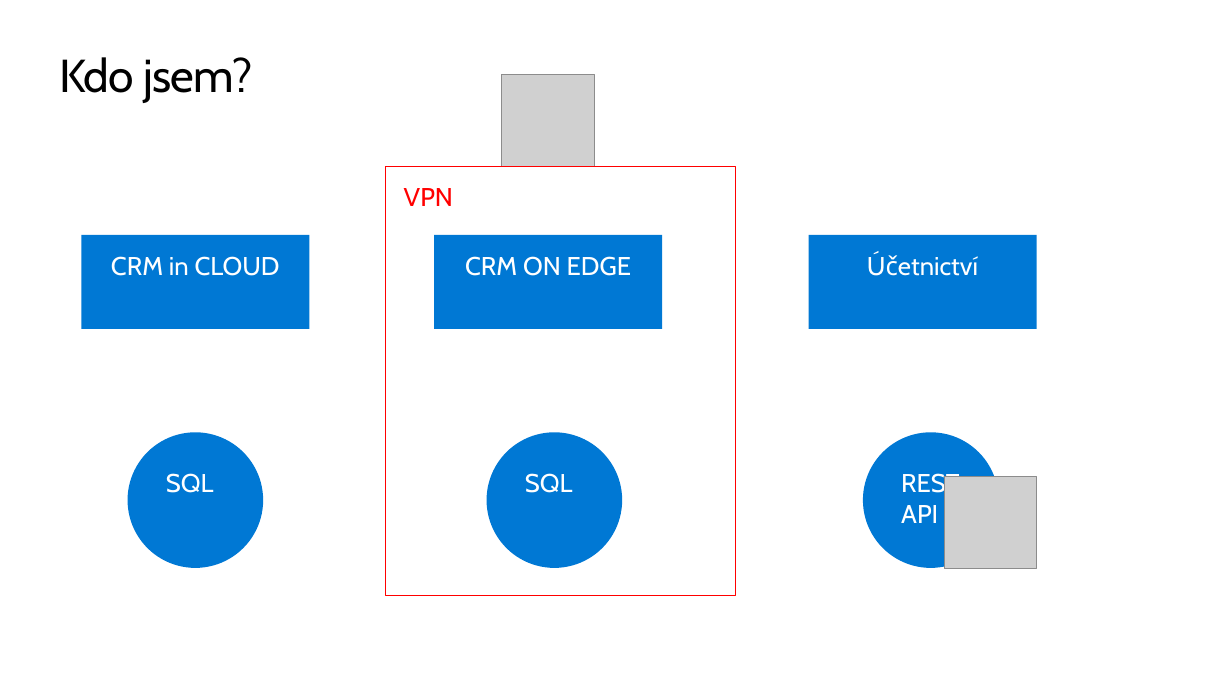
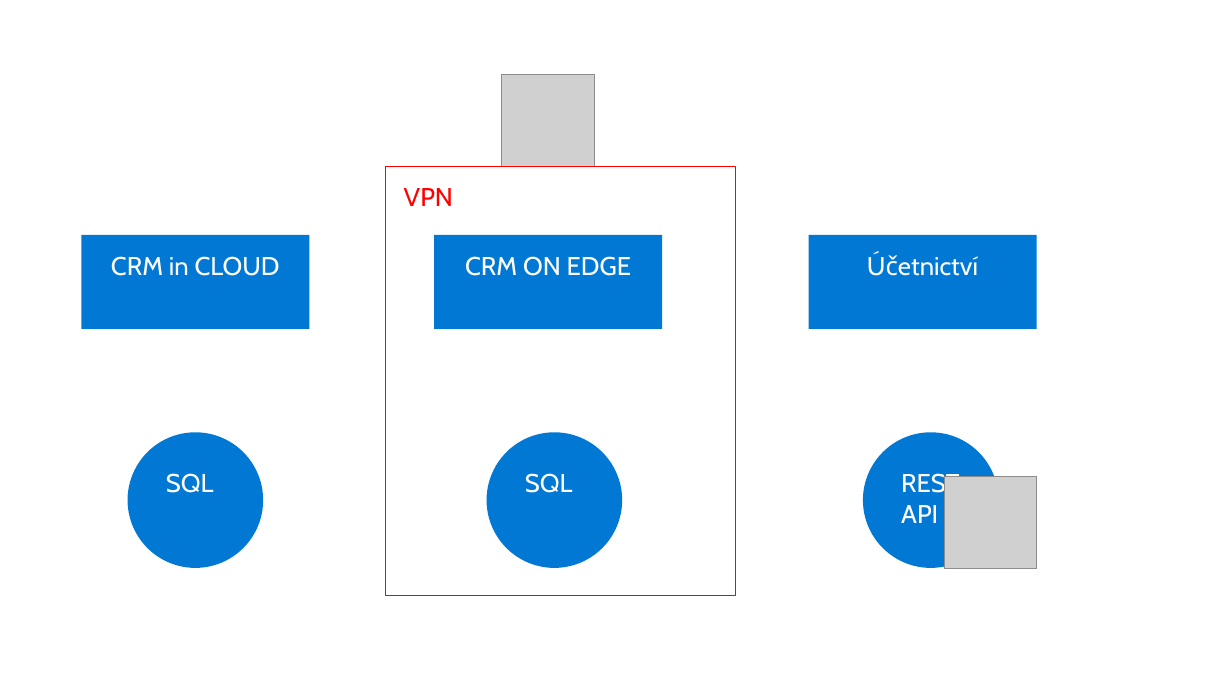
Before and after one commit to skalahonza/VACD2020, a slide deck: slide 3 of slides/Presentation.pptx. Drawn at 1232x693 pixels with LibreOffice and Linux fonts; fonts in the diff are those of the drawing; grey boxes stand for pictures; background and template pictures are left out. Boxes give left, top, right and bottom in pixels: in the first picture for what was removed or moved away, otherwise in the second. Text is boxed around its words. In the diff, an @@ line names an element or a change of style, - is before the commit and + after.

Commit message:
Edit slides.

```diff
--- a/slides/Presentation.pptx
+++ b/slides/Presentation.pptx
@@ title removed at [59, 57, 252, 103] @@
-Kdo jsem?
```
Also in this commit, not shown: 2 slides added.
